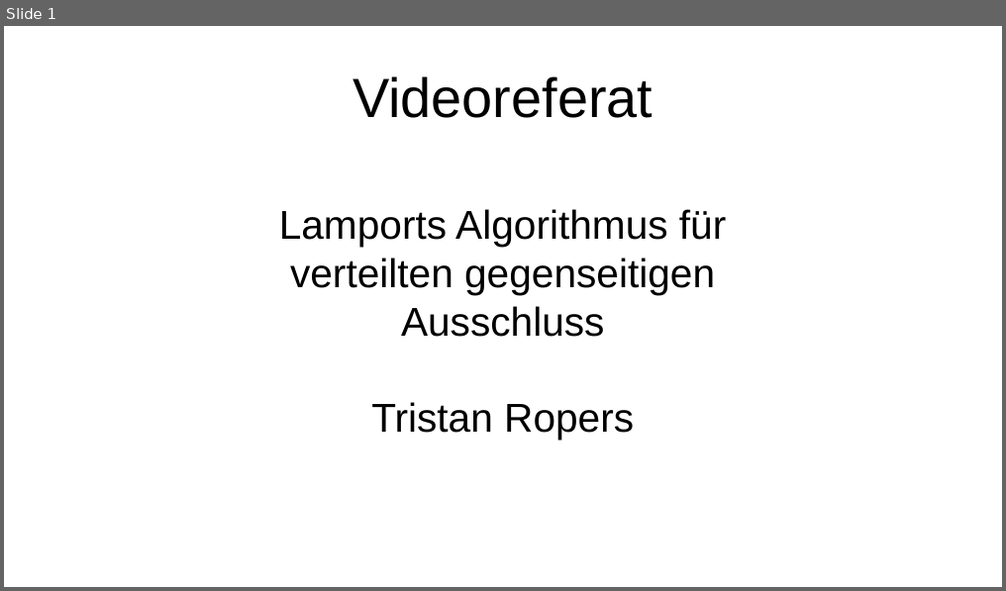
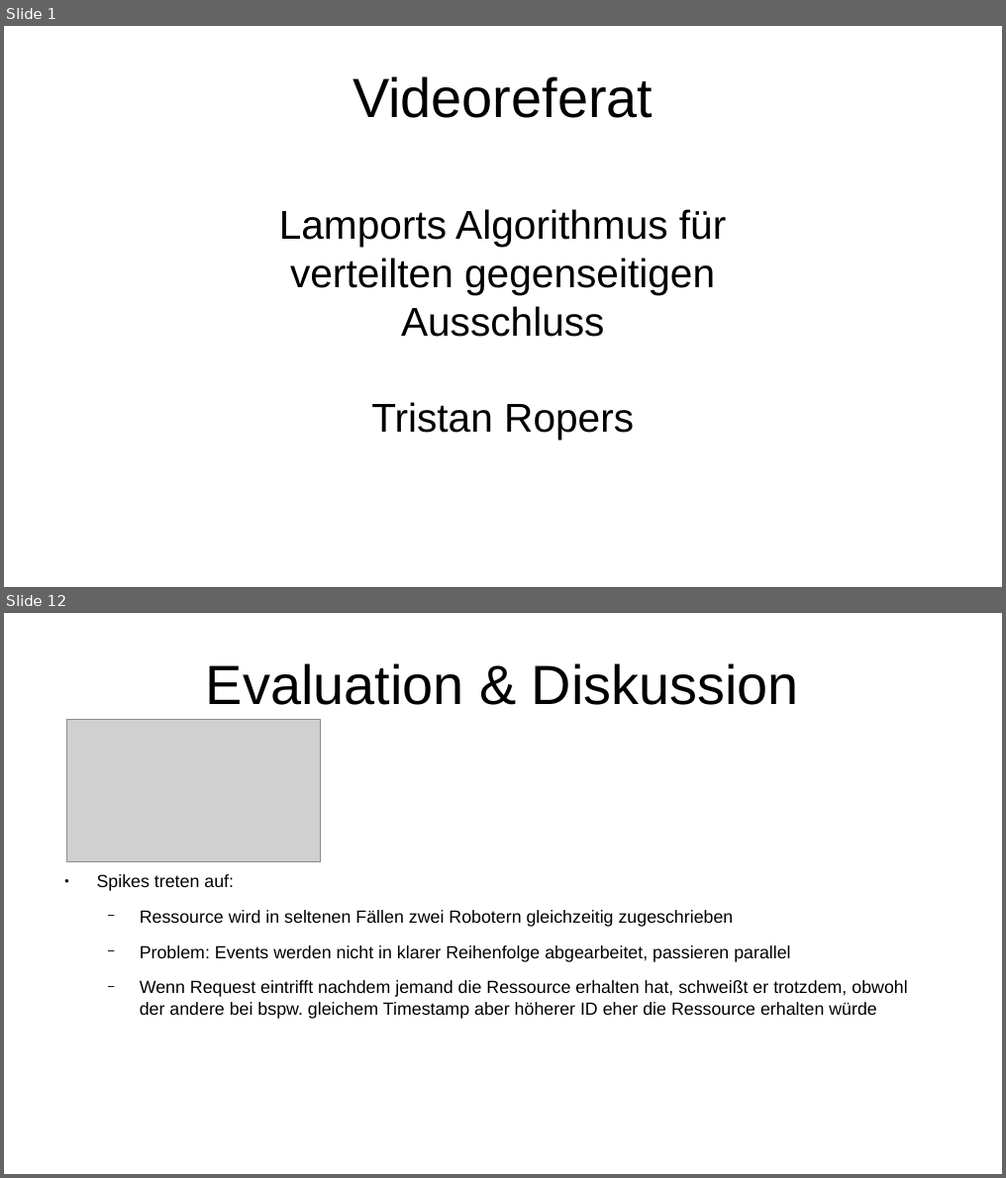
Before and after one commit to tropers/vs-wise202021-ausarbeitung, a slide deck: presentation/presentation.odp. Shown one above the other, each under a label of ours: slide 1 before the commit, slides 1 and 12 after it; the slides between them are not shown. The pictures are 1006x591 and 1006x1178 pixels, drawn with LibreOffice and Linux fonts; fonts in the diff are those of the drawing; grey boxes stand for pictures. Boxes give left, top, right and bottom in pixels: in the first picture for what was removed or moved away, otherwise in the second. Text is boxed around its words. In the diff, an @@ line names an element or a change of style, - is before the commit and + after.

```diff
--- a/presentation/presentation.odp
+++ b/presentation/presentation.odp
@@ slide 12 added at [4, 613, 1002, 1174], background #FFFFFF @@
@@ title added at [206, 663, 799, 705], 44 pt, text #000000 @@
+Evaluation & Diskussion
@@ picture added at [67, 720, 321, 862] @@
@@ text added at [97, 874, 907, 1019], 14 pt, text #000000 @@
+● Spikes treten auf:
+  − Ressource wird in seltenen Fällen zwei Robotern gleichzeitig zugeschrieben
+  − Problem: Events werden nicht in klarer Reihenfolge abgearbeitet, passieren parallel
+  − Wenn Request eintrifft nachdem jemand die Ressource erhalten hat, schweißt er trotzdem, obwohl
+    der andere bei bspw. gleichem Timestamp aber höherer ID eher die Ressource erhalten würde
```
Also in this commit, not shown: 13 other slides added, 1 slide removed, 9 other files.
